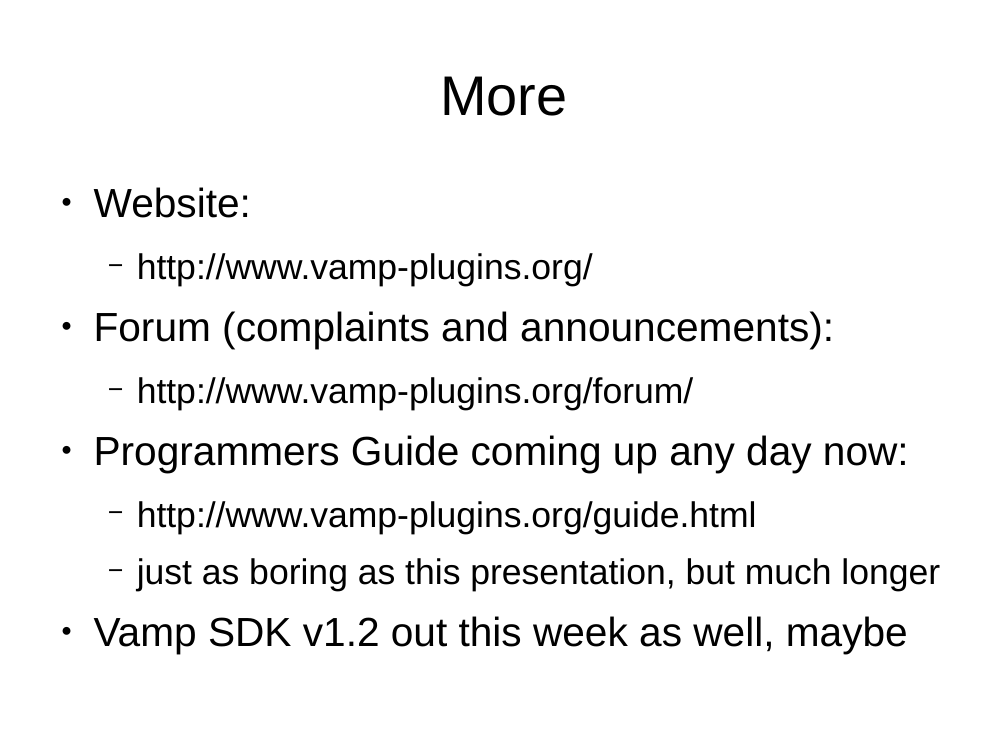
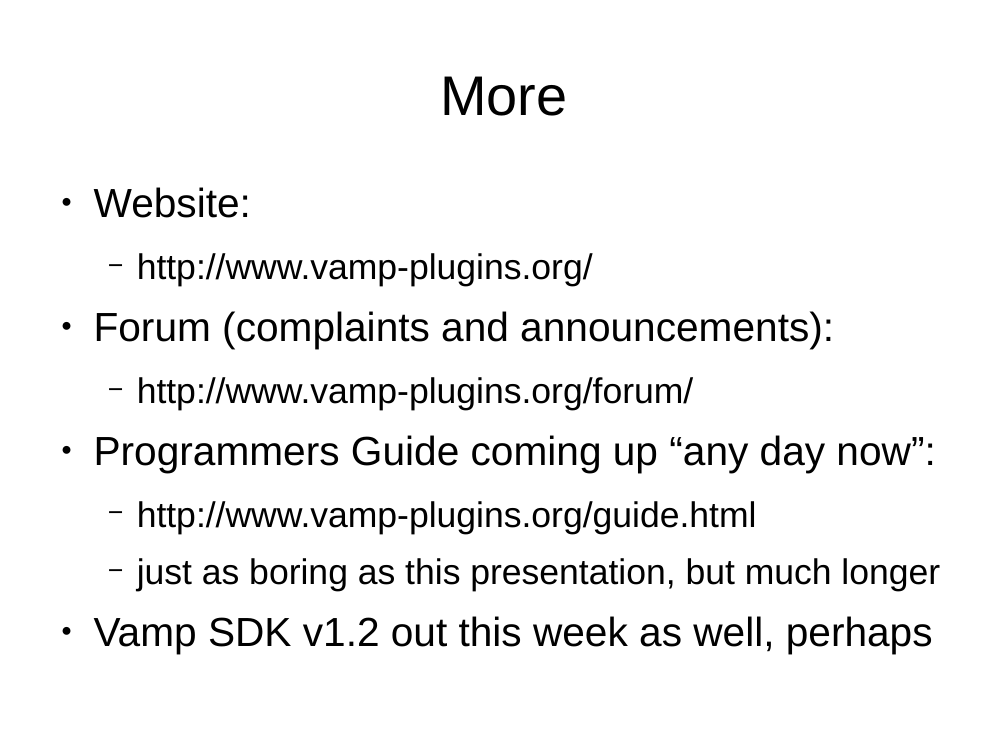
Before and after one commit to vamp-plugins/vamp-plugin-sdk, a slide deck: slide 14 of vestigial-manual/redux.odp. Drawn at 1008x756 pixels with LibreOffice and Linux fonts; fonts in the diff are those of the drawing. Boxes give left, top, right and bottom in pixels: in the first picture for what was removed or moved away, otherwise in the second. Text is boxed around its words. In the diff, an @@ line names an element or a change of style, - is before the commit and + after.

```diff
--- a/vestigial-manual/redux.odp
+++ b/vestigial-manual/redux.odp
@@ text at box(94, 435, 935, 473): text changed @@
-● Programmers Guide coming up any day now:
+● Programmers Guide coming up “any day now”:
@@ text at box(94, 616, 933, 654): text changed @@
-● Vamp SDK v1.2 out this week as well, maybe
+● Vamp SDK v1.2 out this week as well, perhaps
```
Also in this commit, not shown: 2 other slides changed.
